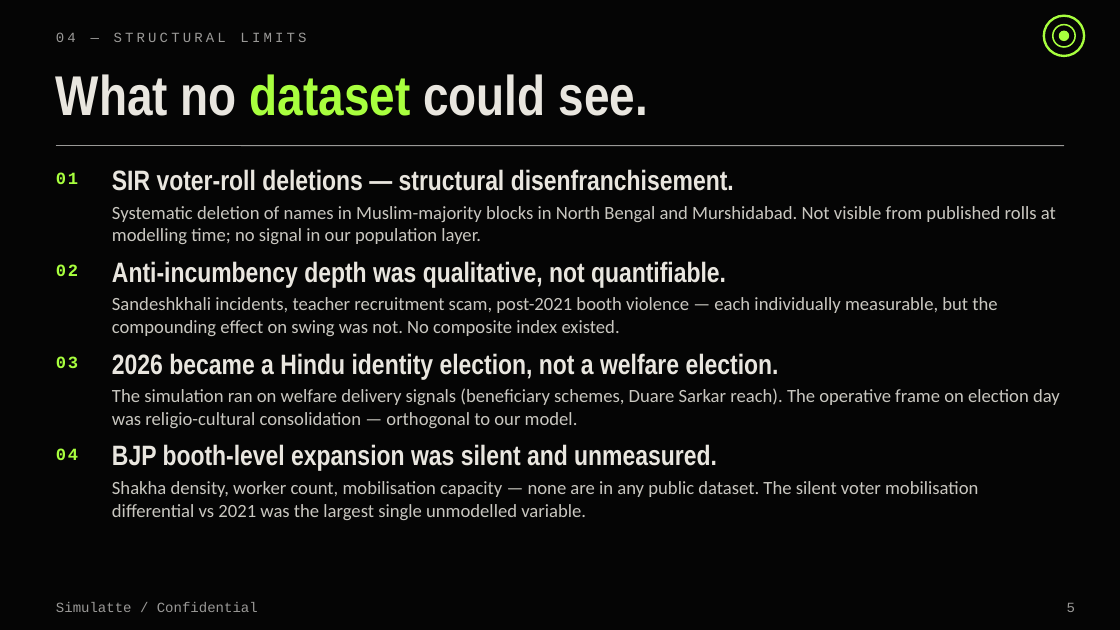
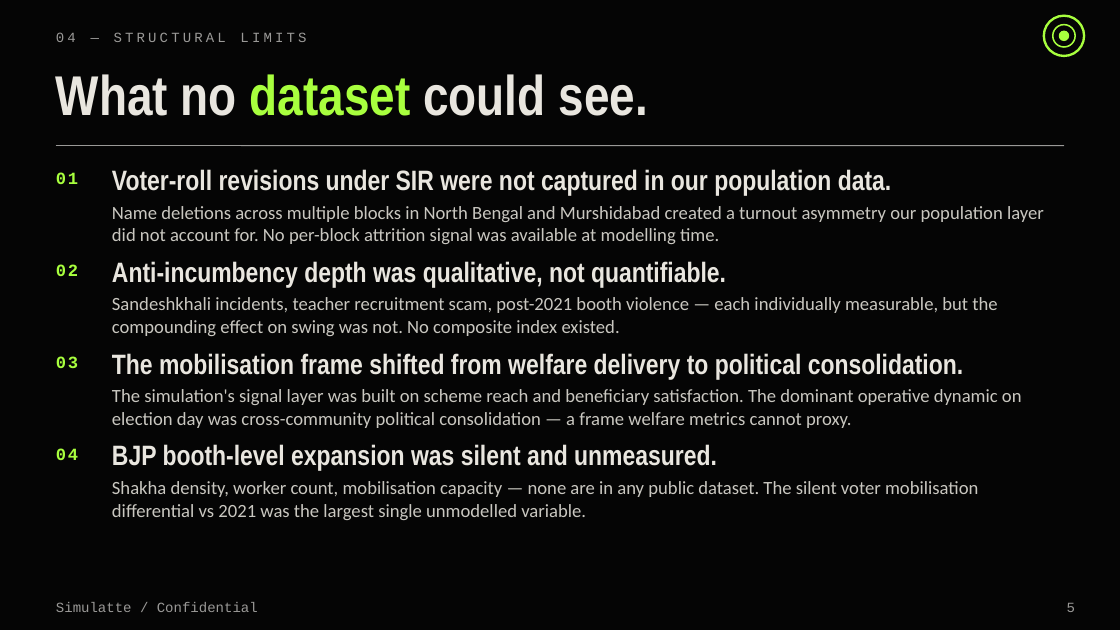
Before and after one commit to Iqbalahmed7/simulatte-popscale, a slide deck: slide 5 of engineering/wb_2026_postmortem_deck.pptx. Drawn at 1120x630 pixels with LibreOffice and Linux fonts; fonts in the diff are those of the drawing. Boxes give left, top, right and bottom in pixels: in the first picture for what was removed or moved away, otherwise in the second. Text is boxed around its words. In the diff, an @@ line names an element or a change of style, - is before the commit and + after.

```diff
--- a/engineering/wb_2026_postmortem_deck.pptx
+++ b/engineering/wb_2026_postmortem_deck.pptx
@@ text at bbox=[112, 169, 892, 196]: text changed @@
-SIR voter-roll deletions — structural disenfranchisement.
+Voter-roll revisions under SIR were not captured in our population data.
@@ text at bbox=[112, 206, 1044, 244]: text changed @@
-Systematic deletion of names in Muslim-majority blocks in North Bengal and Murshidabad. Not visible from published rolls at modelling time; no signal in our population layer.
+Name deletions across multiple blocks in North Bengal and Murshidabad created a turnout asymmetry our population layer did not account for. No per-block attrition signal was available at modelling time.
@@ text at bbox=[112, 353, 963, 379]: text changed @@
-2026 became a Hindu identity election, not a welfare election.
+The mobilisation frame shifted from welfare delivery to political consolidation.
@@ text at bbox=[112, 389, 1022, 428]: text changed @@
-The simulation ran on welfare delivery signals (beneficiary schemes, Duare Sarkar reach). The operative frame on election day was religio-cultural consolidation — orthogonal to our model.
+The simulation's signal layer was built on scheme reach and beneficiary satisfaction. The dominant operative dynamic on election day was cross-community political consolidation — a frame welfare metrics cannot proxy.
```
Also in this commit, not shown: 2 other files.
